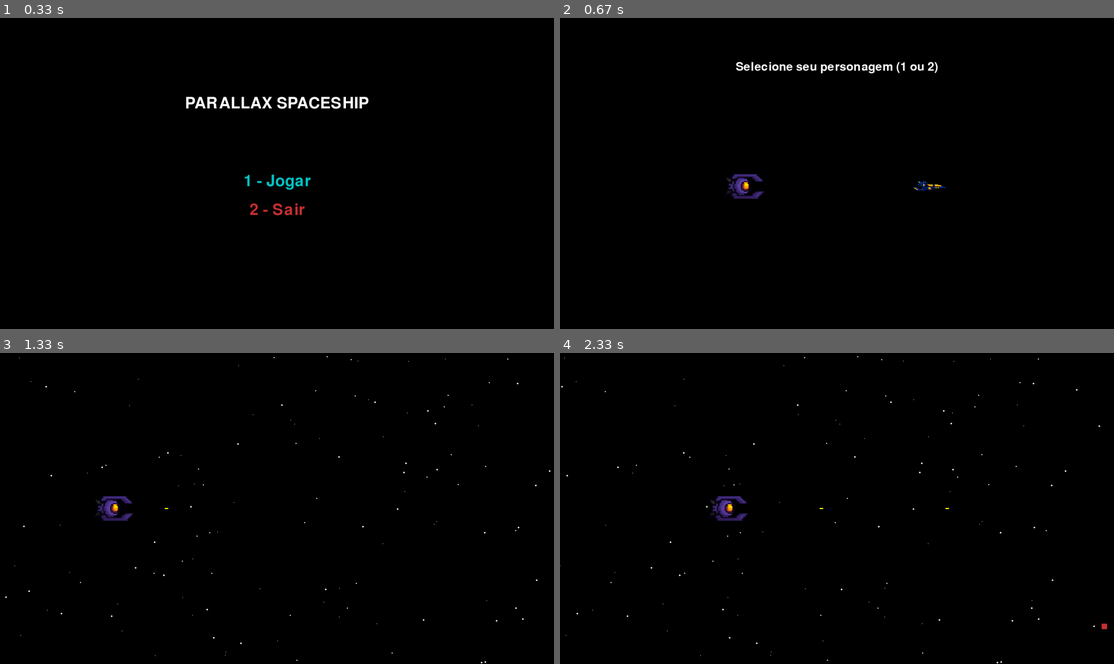
Above: before the commit, frames 1-4 (two rows, left to right).
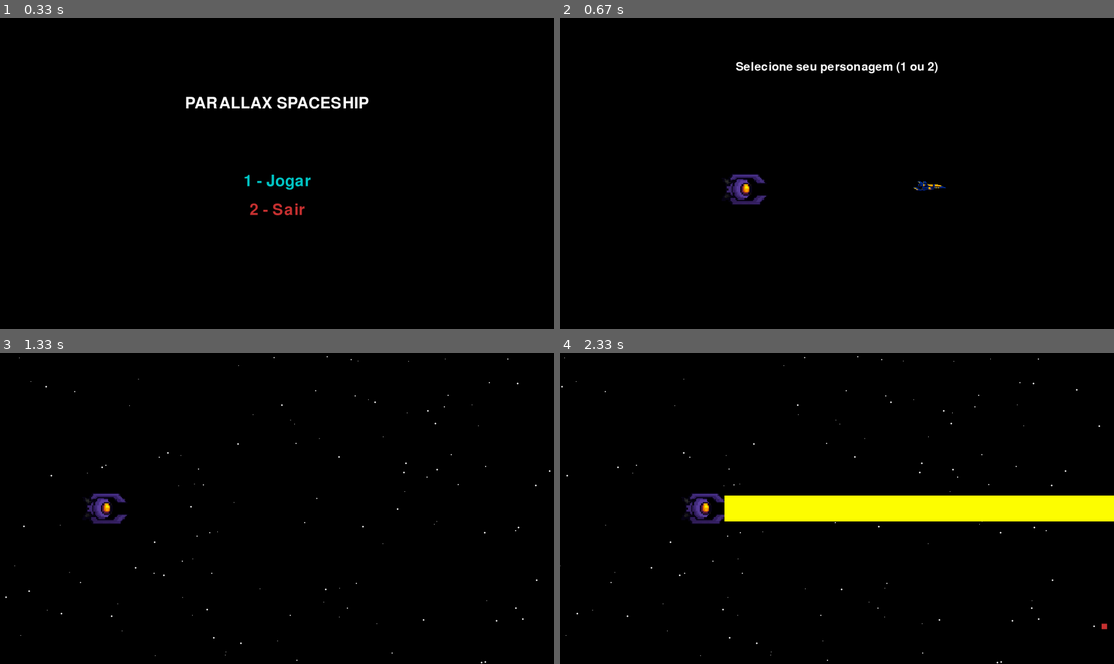
Above: after the commit, the same moments.

Repository: JoviOakz/PyGameFaculdade
Game: pygame game, started from arcSpacshpPrototype.py
Same seed, same stepped clock (60 frames per second), same inputs: the game is played once before the commit and once after it.
Inputs:
- Up to frame 1 (0.33 s): no input
- Up to frame 2 (0.67 s): tap 1 at 0.33 s
- Up to frame 3 (1.33 s): tap 1 at 0.67 s; hold Space from 1 s (still down); hold Right from 1 s (still down)
- Up to frame 4 (2.33 s): release Space at 1.47 s; release Right at 1.47 s; hold Esc 1.5-1.97 s; hold Right 1.5-1.97 s; tap 1 at 1.65 s; tap Space at 2 s

Frame 1 is identical in both runs. In frame 2, 0.4% of the frame differs, in the area x 29-38%, y 50-61%; in frame 3, 0.5%; in frame 4, 6.3%, in the area x 22-100%, y 45-55%.

Commit message:
feat: new ship configs

Diff:
--- a/arcSpacshpPrototype.py
+++ b/arcSpacshpPrototype.py
@@ -21,12 +21,65 @@
 
 # ----- Assets -----
 ship1_img = pygame.image.load("SpaceshipFrame.png").convert_alpha()
-ship1_img = pygame.transform.scale(ship1_img, (141, 90))
-
 ship2_img = pygame.image.load("Spaceship2Frame.png").convert_alpha()
-ship2_img = pygame.transform.scale(ship2_img, (141, 90))
-
-# ----- Game states -----
+
+# =========================================
+# ----------- SHIP CLASS ------------------
+# =========================================
+class Ship:
+    def __init__(self, img, speed, bullet_color, bullet_speed, size, shoot_type, shoot_cooldown):
+        self.img = pygame.transform.scale(img, size)
+        self.rect = self.img.get_rect()
+        self.rect.x = 50
+        self.rect.y = (HEIGHT // 2) - (self.rect.height // 2)
+        self.speed = speed
+        self.bullet_color = bullet_color
+        self.bullet_speed = bullet_speed
+        self.shoot_type = shoot_type              # "bullet" ou "laser"
+        self.shoot_cooldown = shoot_cooldown      # em ms
+        self.last_shot_time = 0                   # controla o cooldown
+
+    def move(self, keys):
+        if keys[pygame.K_UP]:
+            self.rect.y -= self.speed
+        if keys[pygame.K_DOWN]:
+            self.rect.y += self.speed
+        if keys[pygame.K_LEFT]:
+            self.rect.x -= self.speed
+        if keys[pygame.K_RIGHT]:
+            self.rect.x += self.speed
+
+        # Correção dinâmica de limites com base no tamanho da nave
+        margin = 185
+        margin_y = int(self.rect.height * 0.98)
+
+        play_area = pygame.Rect(
+            margin,
+            margin_y,
+            WIDTH - 4 * margin,
+            HEIGHT - 2 * margin_y
+        )
+        self.rect.clamp_ip(play_area)
+
+    def shoot(self):
+        now = pygame.time.get_ticks()
+        if now - self.last_shot_time < self.shoot_cooldown:
+            return None  # ainda em cooldown
+
+        self.last_shot_time = now
+
+        if self.shoot_type == "bullet":
+            bullet = pygame.Rect(self.rect.right - 20, self.rect.centery - 3, 20, 6)
+            return {"type": "bullet", "rect": bullet}
+
+        elif self.shoot_type == "laser":
+            # Laser atravessa a tela e dura 1s
+            laser = pygame.Rect(self.rect.right - 10, self.rect.top+10, WIDTH, self.rect.height-20)
+            return {"type": "laser", "rect": laser, "expire": now + 1000}
+
+# =========================================
+# ----------- GAME STATES -----------------
+# =========================================
 MENU = "menu"
 CHARACTER_SELECT = "character_select"
 GAME = "game"
@@ -34,13 +87,31 @@
 game_state = MENU
 
 # ----- Player config -----
-ship_img = None
-ship = pygame.Rect(50, (HEIGHT // 2) - (90 // 2), 141, 90)
-ship_speed = 7
+ship = None
+
+# Configs de cada nave
+ship1_cfg = {
+    "img": ship1_img,
+    "speed": 5,
+    "bullet_color": YELLOW,
+    "bullet_speed": 12,
+    "size": (160, 110),
+    "shoot_type": "laser",
+    "shoot_cooldown": 2000   # 2 segundos de cooldown
+}
+
+ship2_cfg = {
+    "img": ship2_img,
+    "speed": 9,
+    "bullet_color": WHITE,
+    "bullet_speed": 20,
+    "size": (141, 90),
+    "shoot_type": "bullet",
+    "shoot_cooldown": 20    # 0.2 segundos de cooldown
+}
 
 # ----- Bullets -----
 bullets = []
-bullet_speed = 15
 
 # ----- Stars -----
 stars = []
@@ -61,12 +132,11 @@
 
 # ----- Reset game function -----
 def reset_game():
-    global bullets, enemies, spawn_timer, ship, ship_img
+    global bullets, enemies, spawn_timer, ship
     bullets = []
     enemies = []
     spawn_timer = 0
-    ship_img = None
-    ship = pygame.Rect(50, (HEIGHT // 2) - (90 // 2), 141, 90)
+    ship = None
     reset_stars()
 
 # =========================================
@@ -93,10 +163,10 @@
         elif game_state == CHARACTER_SELECT:
             if event.type == pygame.KEYDOWN:
                 if event.key == pygame.K_1:
-                    ship_img = ship1_img
+                    ship = Ship(**ship1_cfg)
                     game_state = GAME
                 if event.key == pygame.K_2:
-                    ship_img = ship2_img
+                    ship = Ship(**ship2_cfg)
                     game_state = GAME
 
         # ----- GAME -----
@@ -104,8 +174,10 @@
             if event.type == pygame.KEYDOWN:
                 if event.key == pygame.K_ESCAPE:
                     game_state = PAUSE  # pausa o jogo
-                if event.key == pygame.K_SPACE:
-                    bullets.append(pygame.Rect(ship.right - 55, ship.centery - 2, 12, 4))
+                if event.key == pygame.K_SPACE and ship:
+                    shot = ship.shoot()
+                    if shot:
+                        bullets.append(shot)
 
         # ----- PAUSE -----
         elif game_state == PAUSE:
@@ -142,32 +214,28 @@
         text = font.render("Selecione seu personagem (1 ou 2)", True, WHITE)
         screen.blit(text, (WIDTH // 2 - text.get_width() // 2, 150))
 
-        screen.blit(ship1_img, (WIDTH // 3 - ship1_img.get_width() // 2, HEIGHT // 2))
-        screen.blit(ship2_img, (2 * WIDTH // 3 - ship2_img.get_width() // 2, HEIGHT // 2))
+        preview1 = pygame.transform.scale(ship1_img, ship1_cfg["size"])
+        preview2 = pygame.transform.scale(ship2_img, ship2_cfg["size"])
+        screen.blit(preview1, (WIDTH // 3 - preview1.get_width() // 2, HEIGHT // 2))
+        screen.blit(preview2, (2 * WIDTH // 3 - preview2.get_width() // 2, HEIGHT // 2))
 
     # ----- GAME -----
-    elif game_state == GAME:
+    elif game_state == GAME and ship:
         # Movimento nave
         keys = pygame.key.get_pressed()
-        if keys[pygame.K_UP] and ship.top > 0:
-            ship.y -= ship_speed
-        if keys[pygame.K_DOWN] and ship.bottom < HEIGHT:
-            ship.y += ship_speed
-        if keys[pygame.K_LEFT] and ship.left > 0:
-            ship.x -= ship_speed
-        if keys[pygame.K_RIGHT] and ship.right < WIDTH:
-            ship.x += ship_speed
-
-        # Correção de limites com margem
-        margin = 185  # pode ajustar
-        play_area = pygame.Rect(margin, margin - 76, WIDTH - 4*margin, HEIGHT - 1.175*margin)
-        ship.clamp_ip(play_area)
-
-        # Movimento balas
+        ship.move(keys)
+
+        # Movimento balas/lasers
+        now = pygame.time.get_ticks()
         for bullet in bullets[:]:
-            bullet.x += bullet_speed
-            if bullet.x > WIDTH:
-                bullets.remove(bullet)
+            if bullet["type"] == "bullet":
+                bullet["rect"].x += ship.bullet_speed
+                if bullet["rect"].x > WIDTH:
+                    bullets.remove(bullet)
+
+            elif bullet["type"] == "laser":
+                if now > bullet["expire"]:
+                    bullets.remove(bullet)
 
         # Movimento estrelas
         for star in stars:
@@ -194,9 +262,10 @@
         for bullet in bullets[:]:
             for enemy in enemies[:]:
                 enemy_rect = pygame.Rect(enemy['x'], enemy['y'], enemy['size'], enemy['size'])
-                if bullet.colliderect(enemy_rect):
-                    bullets.remove(bullet)
+                if bullet["rect"].colliderect(enemy_rect):
                     enemies.remove(enemy)
+                    if bullet["type"] == "bullet":
+                        bullets.remove(bullet)  # laser não desaparece ao colidir
                     break
 
         # ----- Draw -----
@@ -204,10 +273,10 @@
         for star in stars:
             pygame.draw.circle(screen, WHITE, (star[0], star[1]), star[3])
 
-        screen.blit(ship_img, ship)
+        screen.blit(ship.img, ship.rect)
 
         for bullet in bullets:
-            pygame.draw.rect(screen, YELLOW, bullet)
+            pygame.draw.rect(screen, ship.bullet_color, bullet["rect"])
 
         for enemy in enemies:
             pygame.draw.rect(screen, RED, (enemy['x'], enemy['y'], enemy['size'], enemy['size']))
